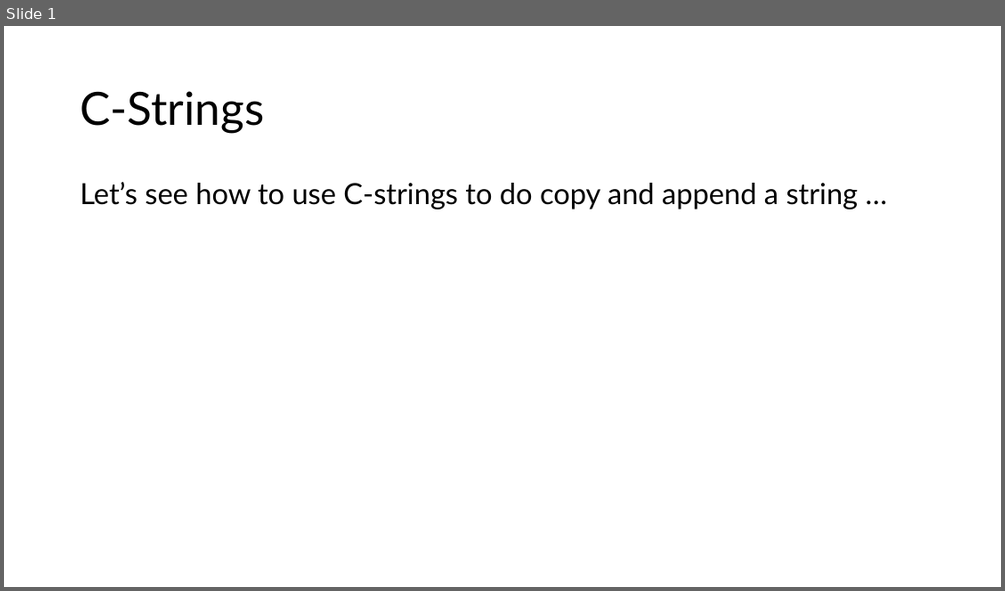
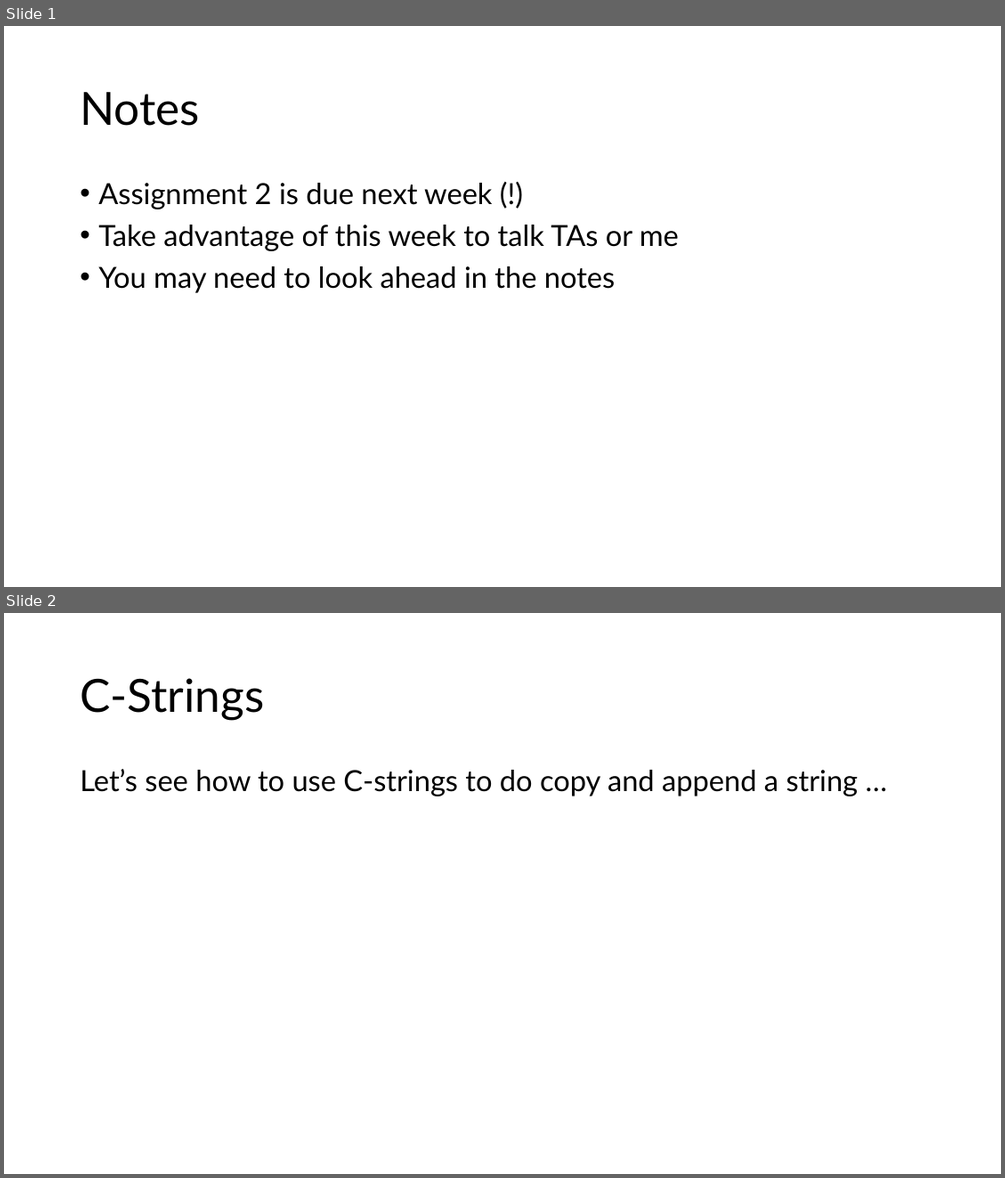
Before and after one commit to tjd1234/cmpt125spring2026, a slide deck: notes/week4/week4.pptx. Shown one above the other, each under a label of ours: slide 1 before the commit, slides 1 and 2 after it. The pictures are 1005x591 and 1005x1178 pixels, drawn with LibreOffice and Linux fonts; fonts in the diff are those of the drawing. Boxes give left, top, right and bottom in pixels: in the first picture for what was removed or moved away, otherwise in the second. Text is boxed around its words. In the diff, an @@ line names an element or a change of style, - is before the commit and + after.

```diff
--- a/notes/week4/week4.pptx
+++ b/notes/week4/week4.pptx
@@ slide 1 added at box(4, 26, 1001, 587), background #FFFFFF @@
@@ title added at box(80, 92, 200, 126), 44 pt, text #000000 @@
+Notes
@@ text added at box(98, 183, 679, 293), 28 pt, text #000000 @@
+• Assignment 2 is due next week (!)
+• Take advantage of this week to talk TAs or me
+• You may need to look ahead in the notes
@@ what was slide 1 is now slide 2 @@
```
Also in this commit, not shown: 15 slides changed, 8 other slides added, 8 other files.
